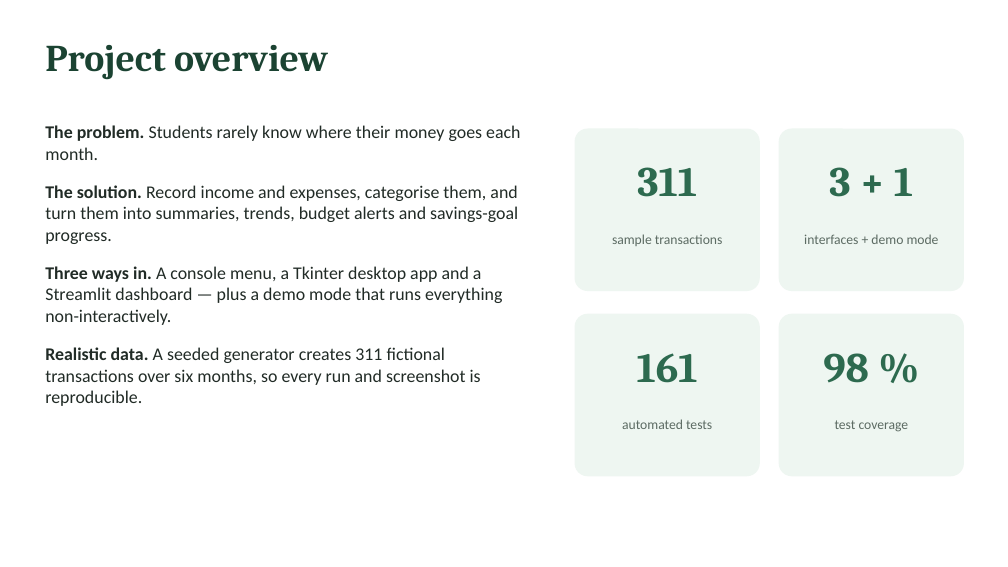
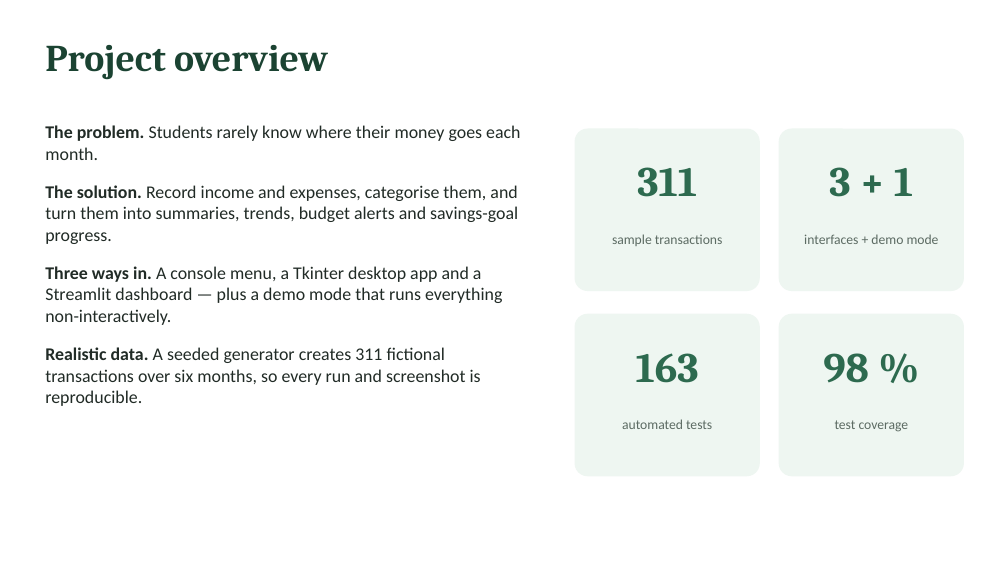
Before and after one commit to 14juanito/Personal-finance-tracker, a slide deck: slide 2 of deliverables/Demo_Slides.pptx. Drawn at 1008x567 pixels with LibreOffice and Linux fonts; fonts in the diff are those of the drawing. Boxes give left, top, right and bottom in pixels: in the first picture for what was removed or moved away, otherwise in the second. Text is boxed around its words. In the diff, an @@ line names an element or a change of style, - is before the commit and + after.

```diff
--- a/deliverables/Demo_Slides.pptx
+++ b/deliverables/Demo_Slides.pptx
@@ text at (636,353,699,383): text changed @@
-161
+163
```
Also in this commit, not shown: 2 other slides changed, 10 other files.
